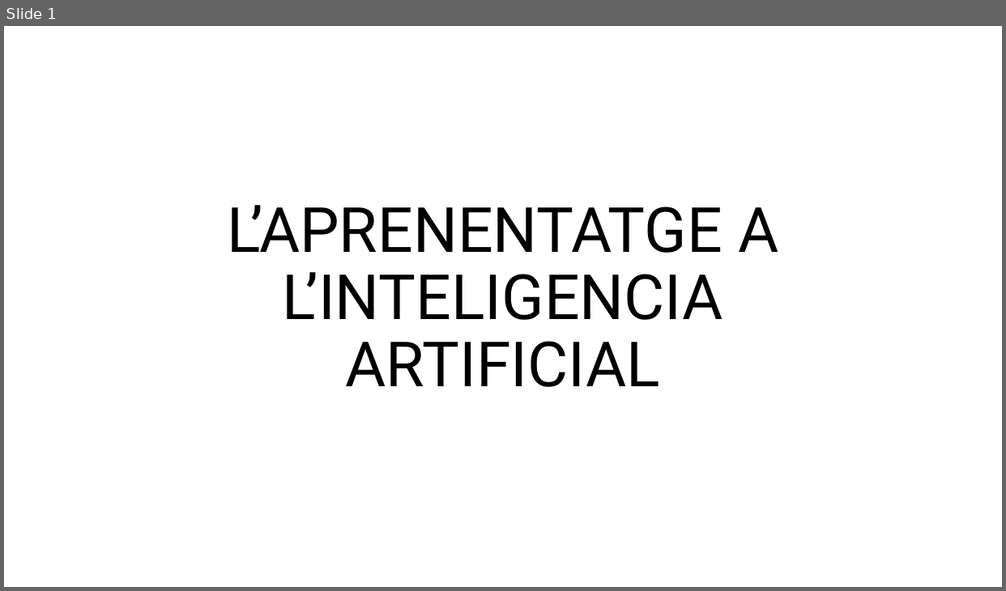
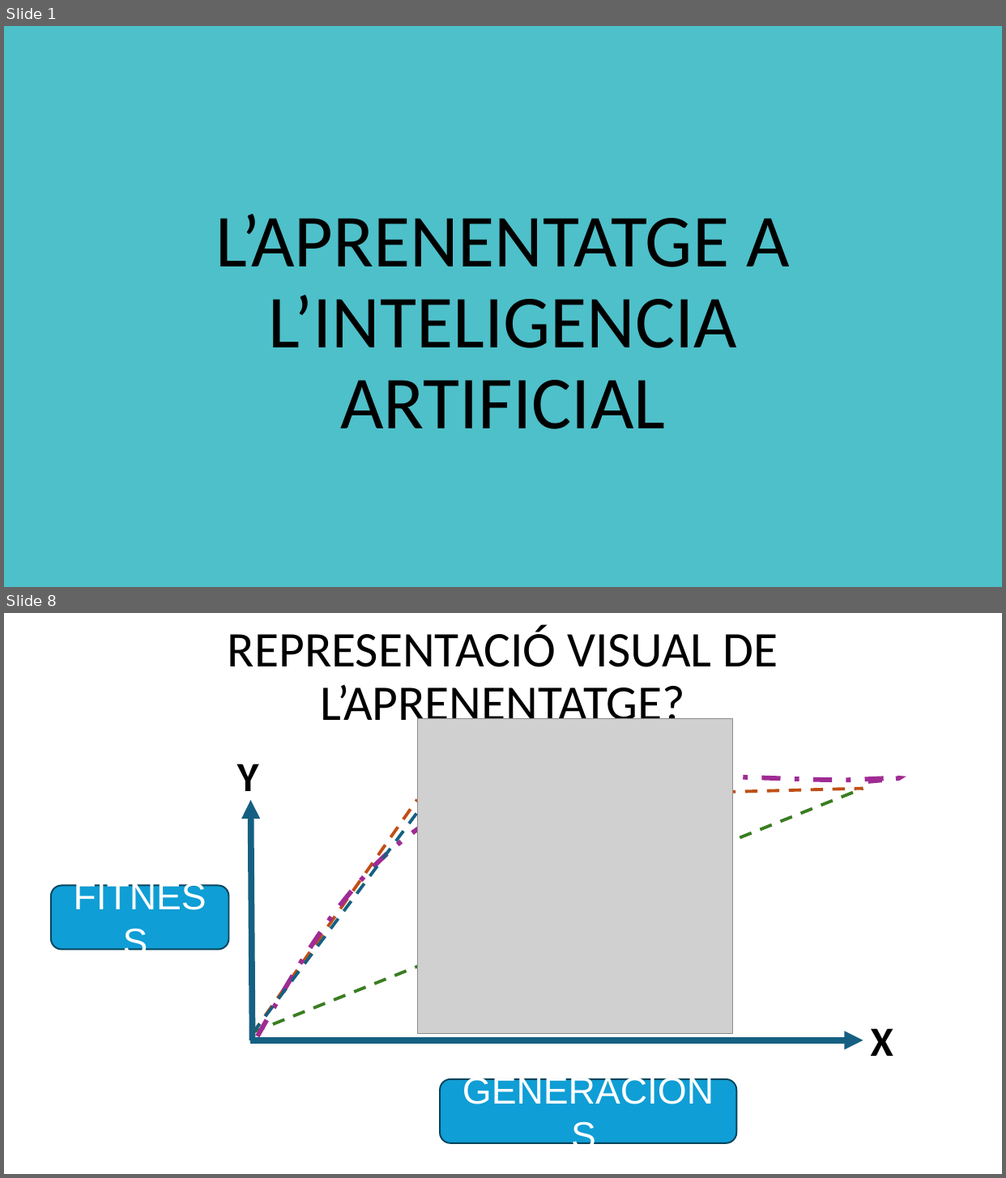
Before and after one commit to FerrerJan/Treball-de-Recerca-IA, a slide deck: TR_ESCRIT/PPT_Teo.pptx. Shown one above the other, each under a label of ours: slide 1 before the commit, slides 1 and 8 after it; the slides between them are not shown. The pictures are 1006x591 and 1006x1178 pixels, drawn with LibreOffice and Linux fonts; fonts in the diff are those of the drawing; grey boxes stand for pictures. Boxes give left, top, right and bottom in pixels: in the first picture for what was removed or moved away, otherwise in the second. Text is boxed around its words. In the diff, an @@ line names an element or a change of style, - is before the commit and + after.

```diff
--- a/TR_ESCRIT/PPT_Teo.pptx
+++ b/TR_ESCRIT/PPT_Teo.pptx
@@ slide 8 added at box(4, 613, 1002, 1174), background #FFFFFF @@
@@ title added at box(228, 625, 778, 732), 48 pt, text #000000 @@
+REPRESENTACIÓ VISUAL DE L’APRENENTATGE?
@@ picture added at box(417, 719, 732, 1034) @@
@@ text added at box(237, 764, 259, 802), 40 pt, text #000000, bold @@
+Y
@@ freeform shape added at box(258, 776, 899, 1037), outline #A02B93 4.5 pt dashed @@
@@ arrow added from (253, 1041) to (251, 800), #156082 6 pt @@
@@ line added from (253, 1033) to (863, 788), #3B7D23 3 pt dashed @@
@@ line added from (253, 1034) to (417, 800), #C04F15 3 pt dashed @@
@@ line added from (417, 800) to (863, 788), #C04F15 3 pt dashed @@
@@ line added from (253, 1034) to (417, 813), #156082 3 pt dashed @@
@@ rounded rectangle added at box(51, 885, 229, 949), fill #0F9ED5, outline #07455D 1.5 pt, 36 pt, text #FFFFFF @@
+FITNESS
@@ arrow added from (251, 1041) to (863, 1041), #156082 6 pt @@
@@ text added at box(871, 1029, 893, 1056), 40 pt, text #000000, bold @@
+X
@@ rounded rectangle added at box(440, 1080, 736, 1143), fill #0F9ED5, outline #07455D 1.5 pt, 36 pt, text #FFFFFF @@
+GENERACIONS
@@ slide 1 changed as well @@
@@ background #FFFFFF to #4EC0CA @@
@@ title "L’APRENENTATGE A L’INTELIGENCIA ARTIFICIAL": place and size @@
-title "L’APRENENTATGE A L’INTELIGENCIA ARTIFICIAL" at box(227, 205, 778, 387)
+title "L’APRENENTATGE A L’INTELIGENCIA ARTIFICIAL" at box(216, 214, 789, 429)
@@ title "L’APRENENTATGE A L’INTELIGENCIA ARTIFICIAL" at box(216, 214, 789, 429): size 60 to 72 pt, font Roboto to Calibri @@
```
Also in this commit, not shown: 15 other slides added, 1 slide removed, 27 other files.
